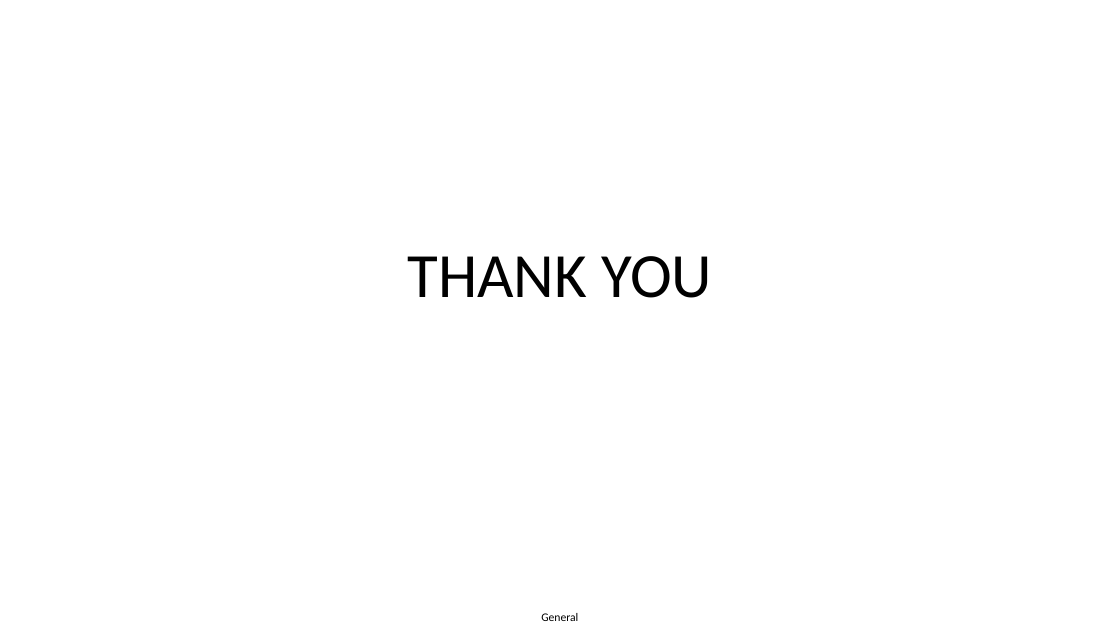
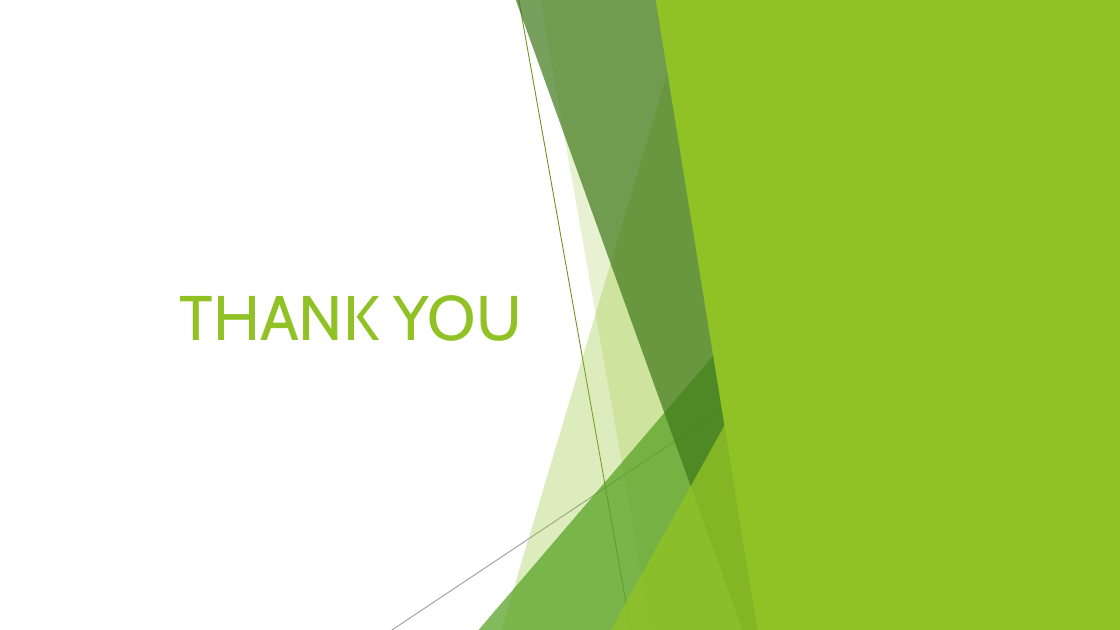
Before and after one commit to Tunir10Chaudhuri/Case_Study_Group_4, a slide deck: slide 7 of Progress.pptx. Drawn at 1120x630 pixels with LibreOffice and Linux fonts; fonts in the diff are those of the drawing. Boxes give left, top, right and bottom in pixels: in the first picture for what was removed or moved away, otherwise in the second. Text is boxed around its words. In the diff, an @@ line names an element or a change of style, - is before the commit and + after.

```diff
--- a/Progress.pptx
+++ b/Progress.pptx
@@ rectangle added at <box>0,0,1120,630</box>, fill #FFFFFF @@
@@ freeform shape added at <box>655,0,1120,630</box>, fill #90C226 @@
@@ text "THANK YOU": place and size @@
-text "THANK YOU" at <box>408,256,712,298</box>
+text "THANK YOU" at <box>180,295,522,341</box>
@@ text "THANK YOU" at <box>180,295,522,341</box>: font Calibri to Cabin, text colour #000000 to #90C226; alignment centre to right; more space between paragraphs; vertical alignment top to middle @@
@@ group added at <box>392,0,830,630</box>: 3 freeform shapes, 2 lines, 2 triangles @@
@@ group added at <box>821,0,1120,630</box>: 5 freeform shapes, 2 triangles @@
@@ group added at <box>682,0,1120,630</box>: 5 freeform shapes, 2 lines, 2 triangles @@
@@ text removed at <box>541,613,578,621</box> @@
-General
```
Also in this commit, not shown: 5 other slides changed, 1 slide added, 1 slide removed.
